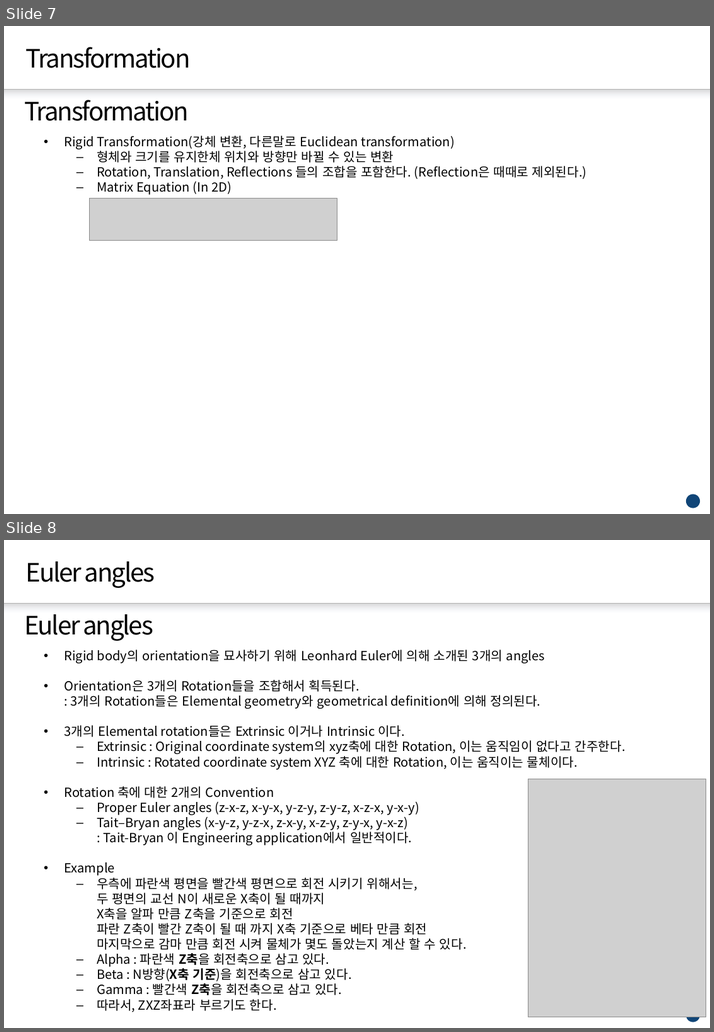
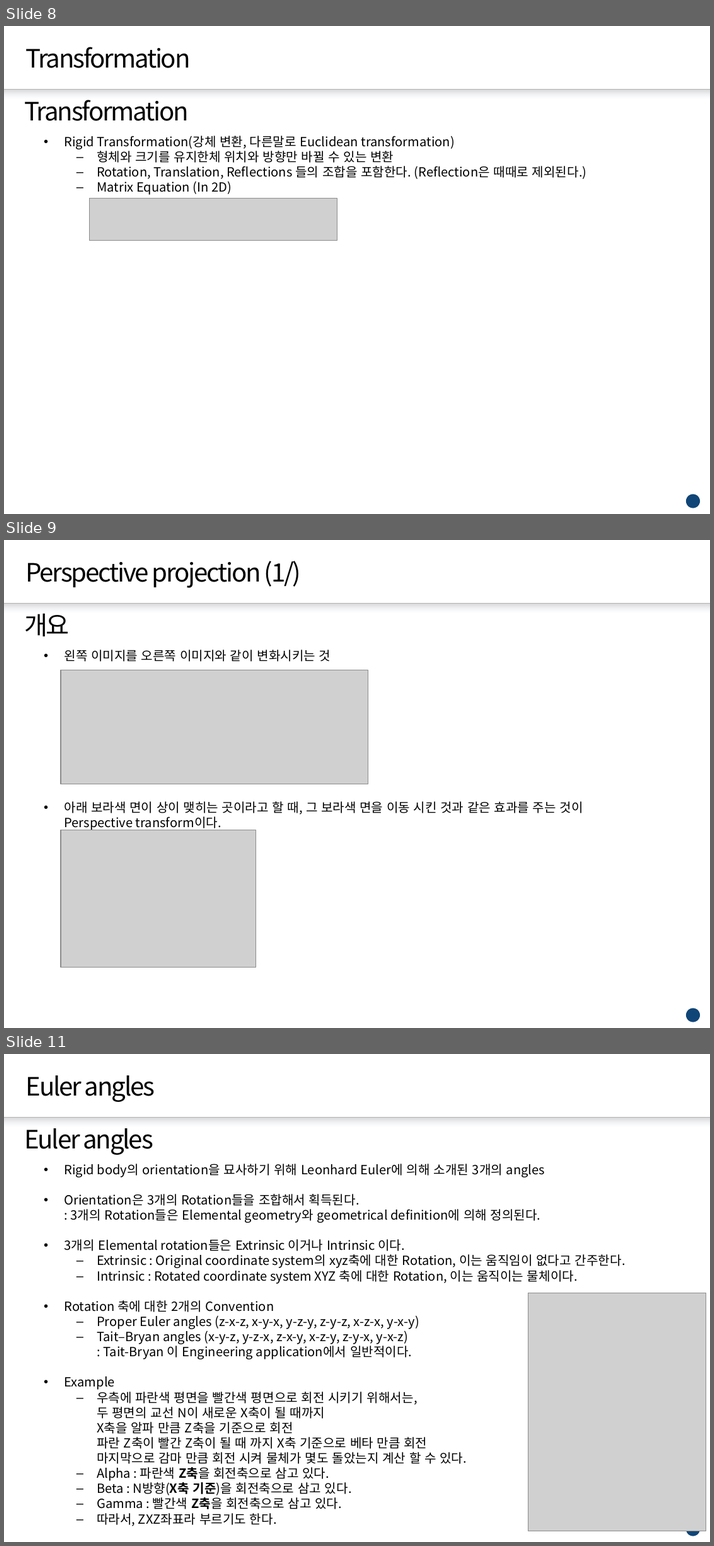
Before and after one commit to jh4843/OpenGLTest, a slide deck: calculus.pptx. Shown one above the other, each under a label of ours: slides 7 and 8 before the commit, slides 8, 9 and 11 after it; the slides between them are not shown. The pictures are 714x1032 and 714x1546 pixels, drawn with LibreOffice and Linux fonts; fonts in the diff are those of the drawing; grey boxes stand for pictures; background and template pictures are left out. Boxes give left, top, right and bottom in pixels: in the first picture for what was removed or moved away, otherwise in the second. Text is boxed around its words. In the diff, an @@ line names an element or a change of style, - is before the commit and + after.

```diff
--- a/calculus.pptx
+++ b/calculus.pptx
@@ slide 9 added at [4, 540, 710, 1028], background #FFFFFF; not listed: 3 template elements that a slide beside it also shows @@
@@ title added at [26, 561, 301, 588], 28 pt, text #000000 @@
+Perspective projection (1/)
@@ text added at [24, 613, 70, 636], 28 pt, text #000000 @@
+개요
@@ text added at [64, 650, 583, 831], 14 pt, text #000000 @@
+• 왼쪽 이미지를 오른쪽 이미지와 같이 변화시키는 것
+• 아래 보라색 면이 상이 맺히는 곳이라고 할 때, 그 보라색 면을 이동 시킨 것과 같은 효과를 주는 것이
+  Perspective transform이다.
@@ picture added at [61, 670, 368, 784] @@
@@ picture added at [61, 830, 255, 967] @@
@@ what was slide 7 is now slide 8 @@
@@ what was slide 8 is now slide 11 @@
```
Also in this commit, not shown: 1 slide changed, 7 other slides added, 9 other files.
